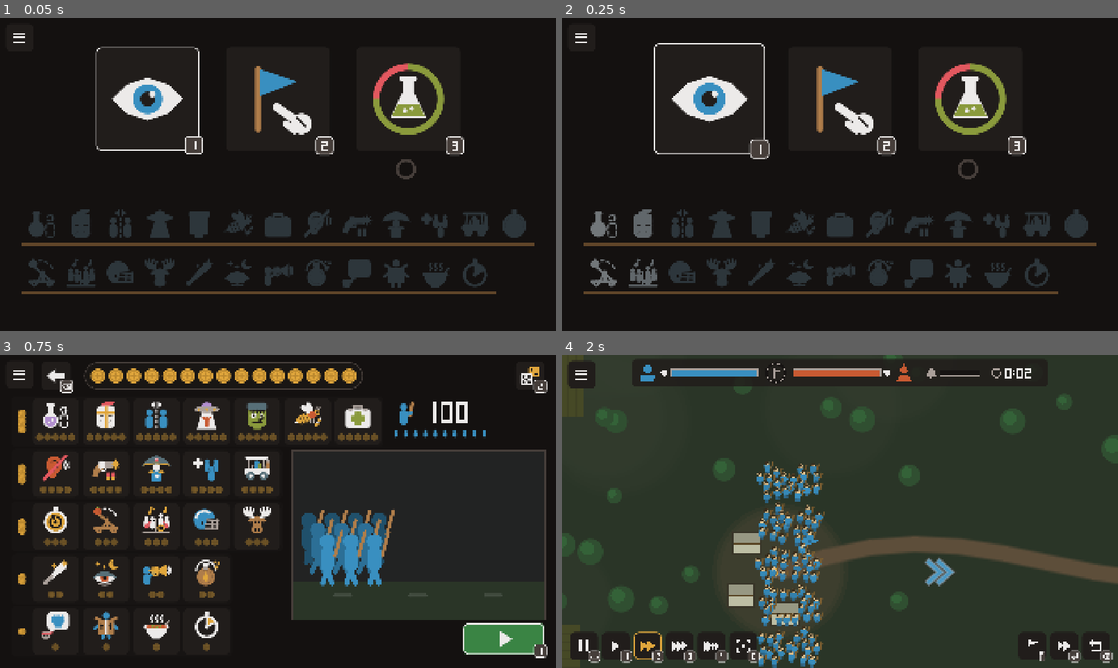
Above: before the commit, frames 1-4 (two rows, left to right).
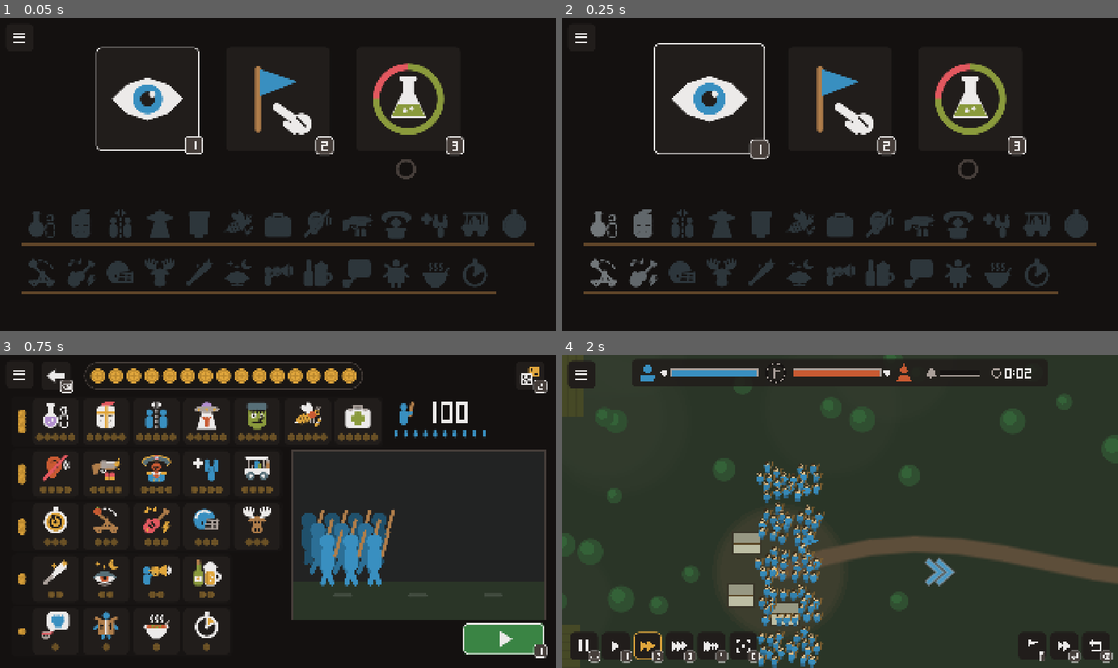
Above: after the commit, the same moments.

Repository: kuhyx/fifteen-dollar-siege
Game: Godot game, scene res://main.tscn
Same seed, same stepped clock (60 frames per second), same inputs: the game is played once before the commit and once after it.
Inputs (mouse positions are in pixels of both pictures, inside the frame that each line leads up to):
- Up to frame 1 (0.05 s): no input
- Up to frame 2 (0.25 s): no input
- Up to frame 3 (0.75 s): tap Enter (ui_accept) at 0.5 s; move the mouse to (400, 495) at 0.52 s; hold Right from 0.53 s (still down); tap Space at 0.6 s; click (400, 495) at 0.67 s
- Up to frame 4 (2 s): tap Enter (ui_accept) at 0.77, 1.07 s; release Right at 1.25 s; drag from (840, 511) to (812, 574) at 1.27 s

The runs differ from the first frame. In frame 1, 0.5% of the frame differs, in the area x 12-74%, y 61-86%; in frame 2, 0.6%; in frame 3, 1.0%, in the area x 16-40%, y 32-74%; in frame 4, nothing differs.

Commit message:
Redraw emperor, shotgun, rock band, booze
Clear vector pictograms in the repo palette: a bicorne emperor, a long
shotgun with shells, an electric guitar, a bottle beside a beer mug.

Co-Authored-By: Claude Sonnet 5.5 <noreply@anthropic.com>
Claude-Session: https://claude.ai/code/session_01WzxdWXs4gEhEUMr9rgYG9V

Diff:
--- a/src/ui/pictograms/picto_cheap.gd
+++ b/src/ui/pictograms/picto_cheap.gd
@@ -76,23 +76,30 @@
 	b.arc(96, 54, 29, -38.0, 38.0, 5)
 
 
-## A leather canteen on its strap, fizzing.
+## Booze: a green bottle with a cork behind a mug of amber beer, foam spilling
+## over the rim and bubbles rising in it.
 static func _canteen(b: PictoBrush) -> void:
+	b.ink(PictoInk.GREEN)
+	b.box(8, 56, 38, 64, 10)
+	b.box(18, 24, 18, 40, 5)
+	b.ink(PictoInk.WOOD)
+	b.box(19, 10, 16, 16, 4)
 	b.ink(PictoInk.LIGHT)
-	b.arc(60, 54, 42, 180.0, 360.0, 5)
-	b.ink(PictoInk.WOOD)
-	b.disc(60, 82, 38)
-	b.ring(60, 82, 28, 3, true)
-	b.ink(PictoInk.GREY)
-	b.box(50, 30, 20, 18, 3)
+	b.box(12, 80, 30, 22, 3)
+	b.box(54, 44, 50, 76, 11)
+	b.ring(108, 82, 15, 8)
+	b.disc(64, 40, 13)
+	b.disc(80, 32, 15)
+	b.disc(96, 40, 13)
+	b.ink(PictoInk.GOLD)
+	b.box(60, 62, 38, 52, 7)
+	b.disc(27, 91, 6)
+	b.ink(PictoInk.DEEP_GOLD)
+	b.box(60, 62, 10, 52, 5)
 	b.ink(PictoInk.LIGHT)
-	b.box(47, 22, 26, 11, 4)
-	b.ink(PictoInk.GOLD)
-	b.disc(60, 88, 11)
-	b.poly([50, 84, 60, 62, 70, 84])
-	b.disc(106, 40, 6.5)
-	b.disc(116, 22, 4.5)
-	b.disc(100, 16, 3.5)
+	b.disc(82, 100, 3.5)
+	b.disc(90, 84, 3)
+	b.disc(78, 74, 2.5)
 
 
 ## A raised fist in a speech bubble, said by a tough guy in a headband.
--- a/src/ui/pictograms/picto_four.gd
+++ b/src/ui/pictograms/picto_four.gd
@@ -35,44 +35,68 @@
 	b.bar(14, 114, 110, 12, 11)
 
 
-## A sawn-off double barrel going off, and two shells.
+## A sawn-off double barrel seen from the side, going off: a wooden stock, a
+## grey receiver and two long barrels over a wooden fore-end, a flash and
+## pellets at the muzzle, a shell below.
 static func _shotgun(b: PictoBrush) -> void:
 	b.ink(PictoInk.WOOD)
-	b.poly([40, 40, 14, 66, 6, 98, 24, 104, 34, 80, 54, 66])
+	b.poly([46, 40, 4, 52, 8, 92, 26, 90, 34, 66, 48, 64])
+	b.box(62, 62, 42, 12, 5)
 	b.ink(PictoInk.GREY)
-	b.bar(46, 44, 90, 44, 11)
-	b.bar(46, 57, 90, 57, 11)
+	b.box(42, 34, 24, 34, 6)
+	b.bar(52, 42, 104, 42, 12)
+	b.bar(52, 56, 104, 56, 12)
 	b.ink(PictoInk.LIGHT)
-	b.box(34, 36, 24, 30, 5)
-	b.arc(52, 70, 9, 0.0, 180.0, 3.5)
+	b.arc(54, 72, 11, 10.0, 170.0, 4)
+	b.bar(70, 38, 98, 38, 3)
 	b.ink(PictoInk.GOLD)
-	b.star(107, 50, 19, 8, 8)
+	b.star(113, 49, 13, 5, 8)
+	b.disc(122, 28, 3.2)
+	b.disc(120, 70, 3.2)
 	b.ink(PictoInk.RED)
-	b.box(68, 86, 14, 28, 4)
-	b.box(90, 86, 14, 28, 4)
+	b.box(60, 86, 16, 30, 4)
+	b.box(84, 86, 16, 30, 4)
 	b.ink(PictoInk.GOLD)
-	b.box(68, 105, 14, 9, 2)
-	b.box(90, 105, 14, 9, 2)
+	b.box(60, 106, 16, 10, 2)
+	b.box(84, 106, 16, 10, 2)
 
 
-## A small man under a very wide two-cornered hat, one hand in his coat.
+## Napoleon from the front: a bicorne worn sideways (a gold-trimmed crescent
+## with a cockade), a face with a lock of hair, the blue coat with white
+## lapels, gold epaulettes and one hand tucked into the coat.
 static func _emperor(b: PictoBrush) -> void:
 	b.ink(PictoInk.BLUE)
-	b.box(42, 78, 44, 46, 12)
+	b.box(30, 84, 68, 42, 14)
 	b.ink(PictoInk.LIGHT)
-	b.disc(64, 62, 15)
-	b.oval(67, 102, 8, 5)
+	b.poly([44, 84, 64, 114, 84, 84, 74, 82, 64, 98, 54, 82])
+	b.ink(PictoInk.ORANGE)
+	b.box(56, 72, 16, 14, 3)
+	b.oval(64, 100, 10, 7)
+	b.disc(64, 60, 18)
+	b.disc(46, 62, 4.5)
+	b.disc(82, 62, 4.5)
 	b.ink(PictoInk.GOLD)
-	b.box(32, 78, 20, 9, 4)
-	b.box(76, 78, 20, 9, 4)
+	b.box(20, 84, 24, 10, 4)
+	b.box(84, 84, 24, 10, 4)
+	b.disc(54, 118, 2.5)
+	b.disc(74, 118, 2.5)
+	b.ink(PictoInk.DARK)
+	b.disc(57, 62, 2.4)
+	b.disc(71, 62, 2.4)
+	b.bar(64, 64, 62, 70, 2.2)
+	b.bar(57, 74, 71, 74, 2.2)
+	b.ink(PictoInk.GOLD)
+	b.oval(64, 38, 62, 28)
+	b.oval(64, 52, 46, 22, 0.0, true)
 	b.ink(PictoInk.SLATE)
-	b.poly([4, 54, 22, 30, 64, 10, 106, 30, 124, 54, 96, 48, 64, 46, 32, 48])
-	b.ink(PictoInk.GOLD)
-	b.path([8, 52, 32, 46, 64, 44, 96, 46, 120, 52], 3.5)
+	b.oval(64, 40, 56, 23)
+	b.oval(64, 52, 46, 22, 0.0, true)
 	b.ink(PictoInk.RED)
-	b.disc(64, 28, 7)
+	b.disc(64, 20, 9)
 	b.ink(PictoInk.LIGHT)
-	b.disc(64, 28, 3)
+	b.disc(64, 20, 5)
+	b.ink(PictoInk.BLUE)
+	b.disc(64, 20, 2.2)
 
 
 ## A plus and a knot of men: more join the army.
--- a/src/ui/pictograms/picto_three.gd
+++ b/src/ui/pictograms/picto_three.gd
@@ -67,31 +67,27 @@
 	b.bar(101, 32, 109, 44, 4.5)
 
 
-## A four-piece band on its stage: two guitars, a singer, a drummer.
+## An electric guitar that is playing: a red body with pickups, a long neck and
+## head, two gold notes above it and a gold lightning bolt below.
 static func _band(b: PictoBrush) -> void:
-	b.ink(PictoInk.GREY)
-	b.box(4, 114, 120, 7, 3)
-	b.bar(62, 114, 62, 62, 3)
-	b.disc(61, 60, 4.5)
-	b.ink(PictoInk.LIGHT)
-	b.man(20, 72, 0.6)
-	b.man(46, 76, 0.6)
-	b.man(84, 62, 0.6)
-	b.man(110, 72, 0.6)
+	b.ink(PictoInk.WOOD)
+	b.bar(66, 68, 106, 28, 9)
+	b.poly([98, 12, 122, 24, 114, 38, 94, 26])
 	b.ink(PictoInk.RED)
-	b.disc(22, 90, 9)
-	b.bar(22, 88, 36, 70, 4)
-	b.disc(108, 90, 9)
-	b.bar(108, 88, 96, 70, 4)
+	b.disc(34, 96, 26)
+	b.disc(58, 78, 20)
+	b.disc(30, 70, 11)
+	b.ink(PictoInk.DARK)
+	b.bar(44, 74, 56, 86, 6)
+	b.bar(32, 86, 44, 98, 6)
 	b.ink(PictoInk.GOLD)
-	b.disc(84, 98, 15)
-	b.disc(34, 30, 6.5)
-	b.bar(39, 30, 39, 8, 3.5)
-	b.bar(39, 8, 52, 13, 3.5)
-	b.disc(100, 26, 5.5)
-	b.bar(104.5, 26, 104.5, 8, 3)
-	b.ink(PictoInk.DARK)
-	b.disc(84, 98, 8)
+	b.disc(24, 106, 4.5)
+	b.disc(18, 26, 7)
+	b.bar(24, 26, 24, 8, 3.5)
+	b.bar(24, 9, 38, 14, 3.5)
+	b.disc(56, 20, 6)
+	b.bar(61, 20, 61, 5, 3)
+	b.poly([104, 74, 90, 100, 100, 100, 94, 124, 122, 90, 110, 90, 120, 74])
 
 
 ## A football helmet from the side: shell, stripe, ear hole, face mask.
